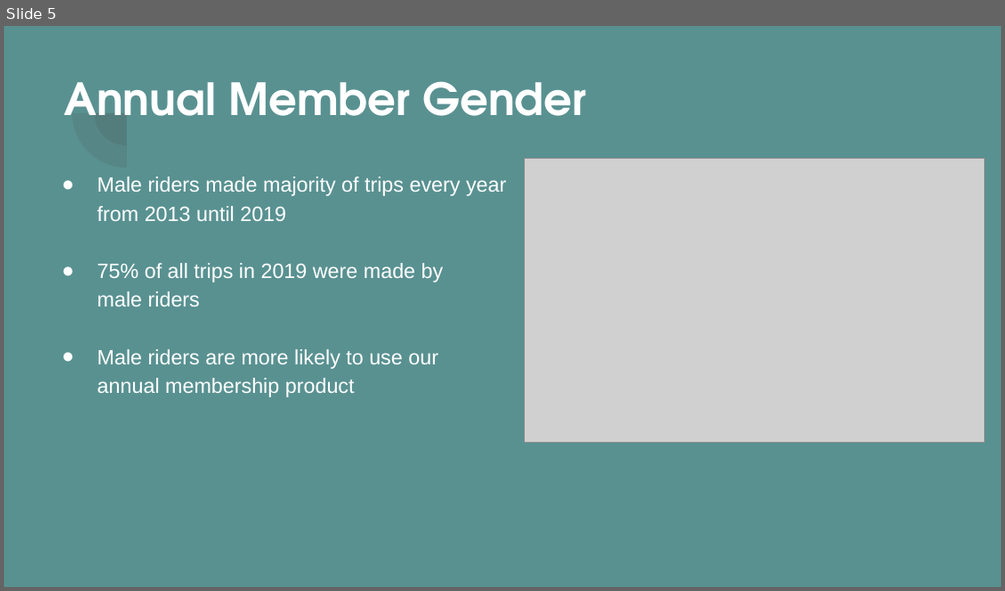
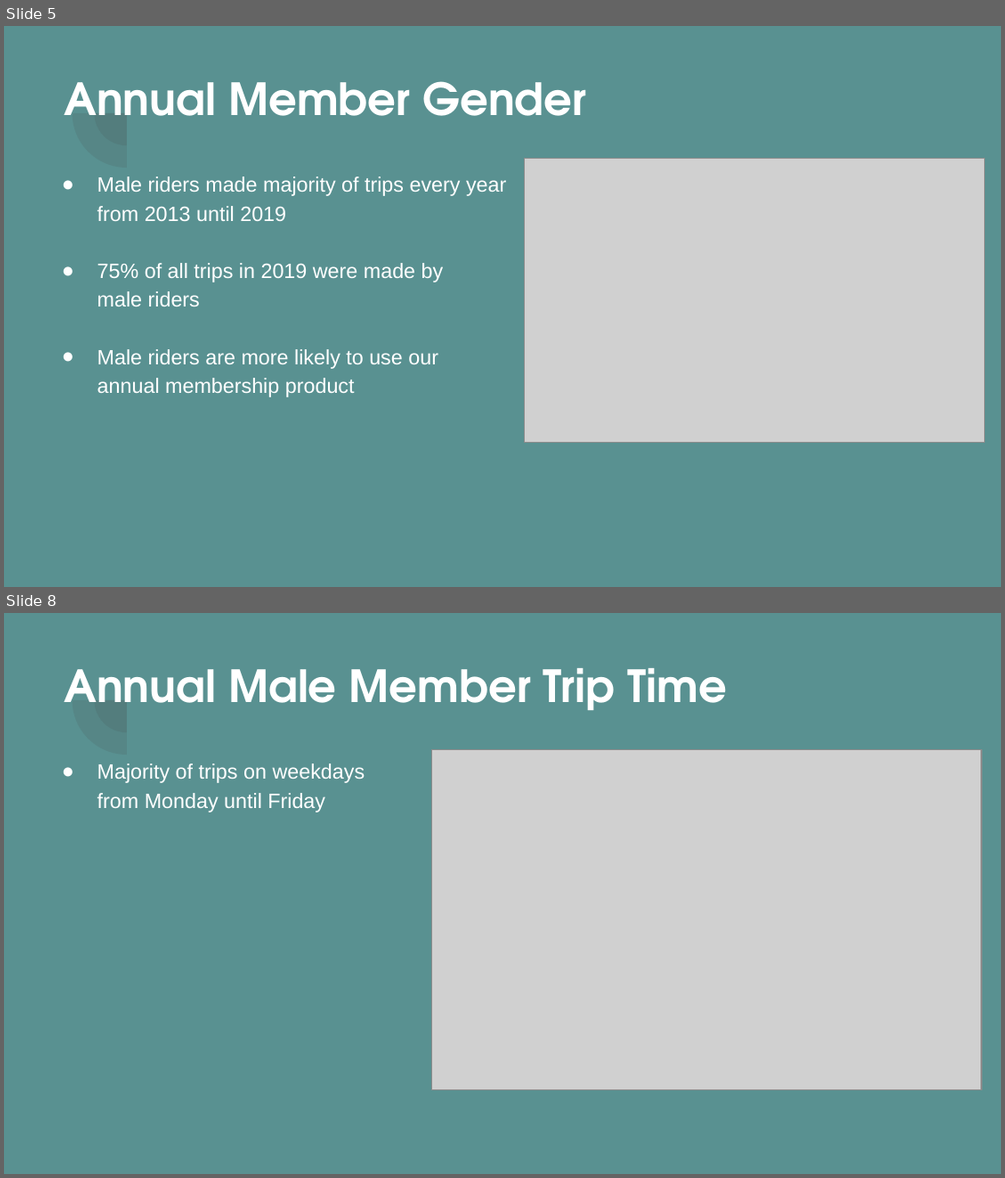
Before and after one commit to DSosinski/CyclisticAnalysis, a slide deck: Docs/Cyclistic Marketing Strategy 2020 - 2021.pptx. Shown one above the other, each under a label of ours: slide 5 before the commit, slides 5 and 8 after it; the slides between them are not shown. The pictures are 1005x591 and 1005x1178 pixels, drawn with LibreOffice and Linux fonts; fonts in the diff are those of the drawing; grey boxes stand for pictures. Boxes give left, top, right and bottom in pixels: in the first picture for what was removed or moved away, otherwise in the second. Text is boxed around its words. In the diff, an @@ line names an element or a change of style, - is before the commit and + after.

```diff
--- a/Docs/Cyclistic Marketing Strategy 2020 - 2021.pptx
+++ b/Docs/Cyclistic Marketing Strategy 2020 - 2021.pptx
@@ slide 8 added at (4,613,1001,1174), background #599191; not listed: 2 template elements that a slide beside it also shows @@
@@ title added at (64,668,727,710), 32 pt, text #FFFFFF, bold @@
+Annual Male Member Trip Time
@@ text added at (97,763,365,812), 15 pt, text #FFFFFF @@
+● Majority of trips on weekdays
+from Monday until Friday
@@ picture added at (431,749,981,1089) @@
```
Also in this commit, not shown: 10 slides changed, 2 other files.
